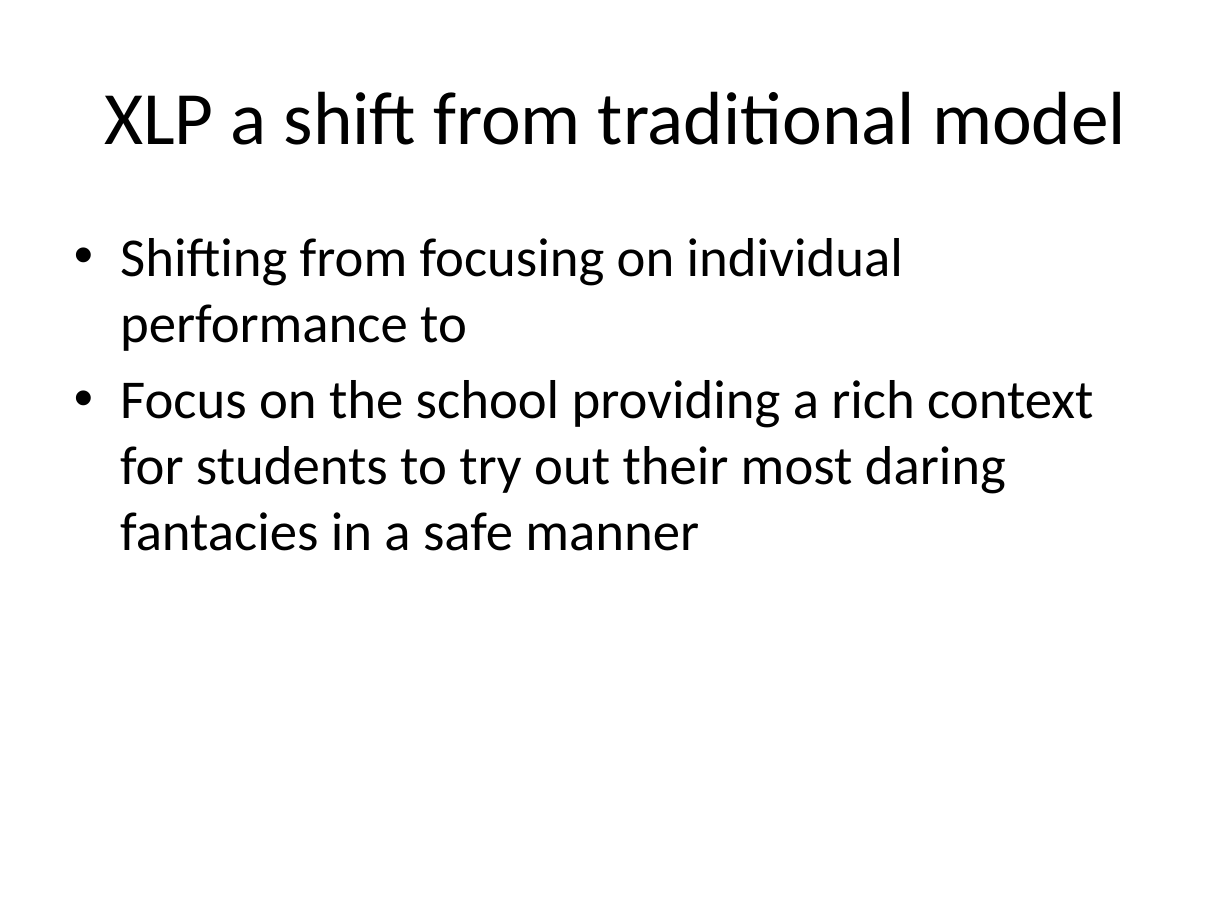
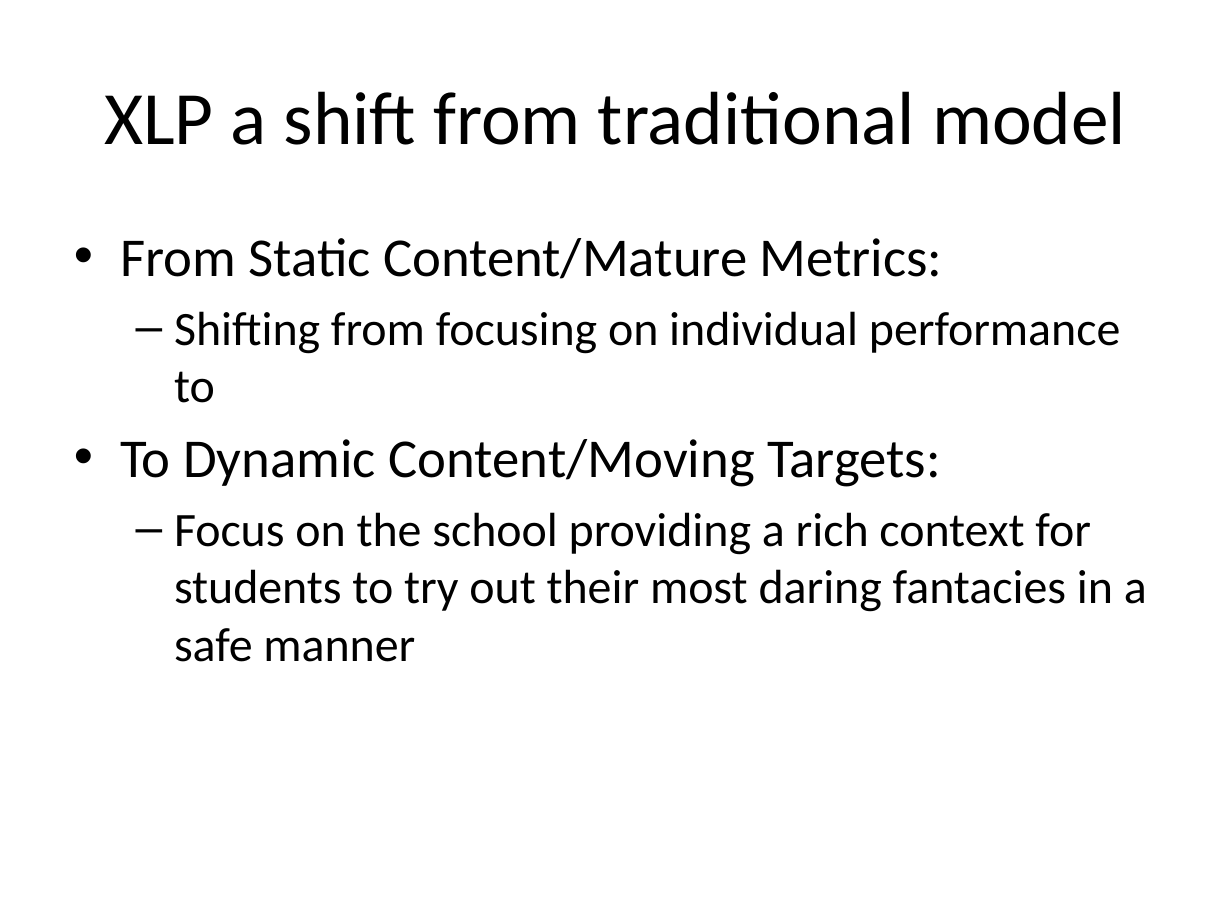
Before and after one commit to toyhouse/XLP_Theory, a slide deck: slide 5 of docs/QS_Start_XLP_Scripts.pptx (slide 4 before the commit). Drawn at 1232x924 pixels with LibreOffice and Linux fonts; fonts in the diff are those of the drawing. Boxes give left, top, right and bottom in pixels: in the first picture for what was removed or moved away, otherwise in the second. Text is boxed around its words. In the diff, an @@ line names an element or a change of style, - is before the commit and + after.

```diff
--- a/docs/QS_Start_XLP_Scripts.pptx
+++ b/docs/QS_Start_XLP_Scripts.pptx
@@ text at (x1=120, y1=238, x2=943, y2=279): paragraph added @@
+• From Static Content/Mature Metrics:
@@ text at (x1=174, y1=311, x2=1147, y2=662): size 32 to 28 pt in "Shifting from focusing on individual performance to", "Focus on the school providing a rich ..."; bullet • to –; list level 1 to 2 in "Shifting from focusing on individual ..."; list level 1 to 2 in "Focus on the school providing ..." @@
@@ text at (x1=120, y1=439, x2=941, y2=487): paragraph added @@
+• To Dynamic Content/Moving Targets:
```
Also in this commit, not shown: 5 other slides changed, 1 slide added, 2 other files.
